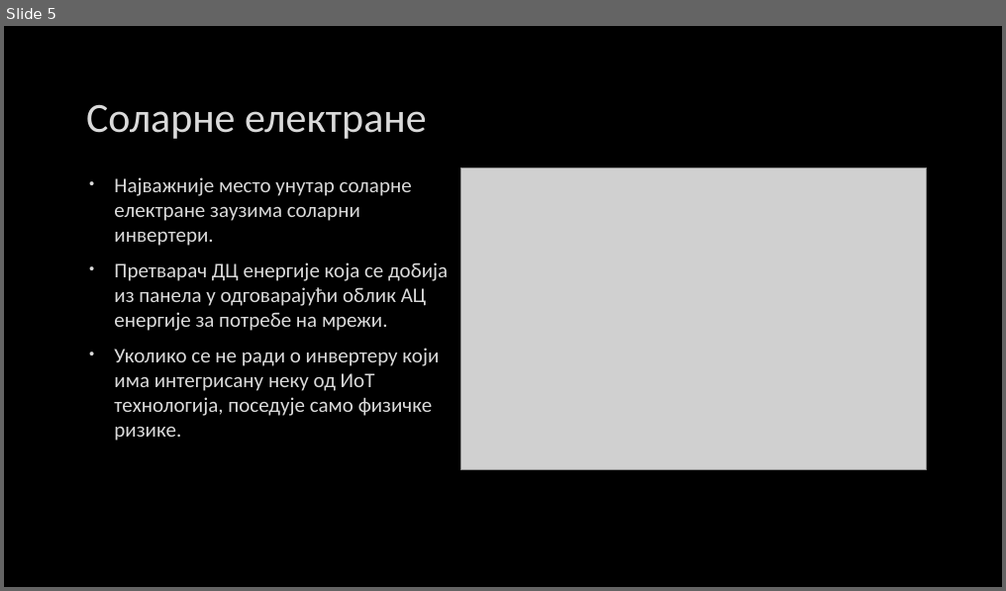
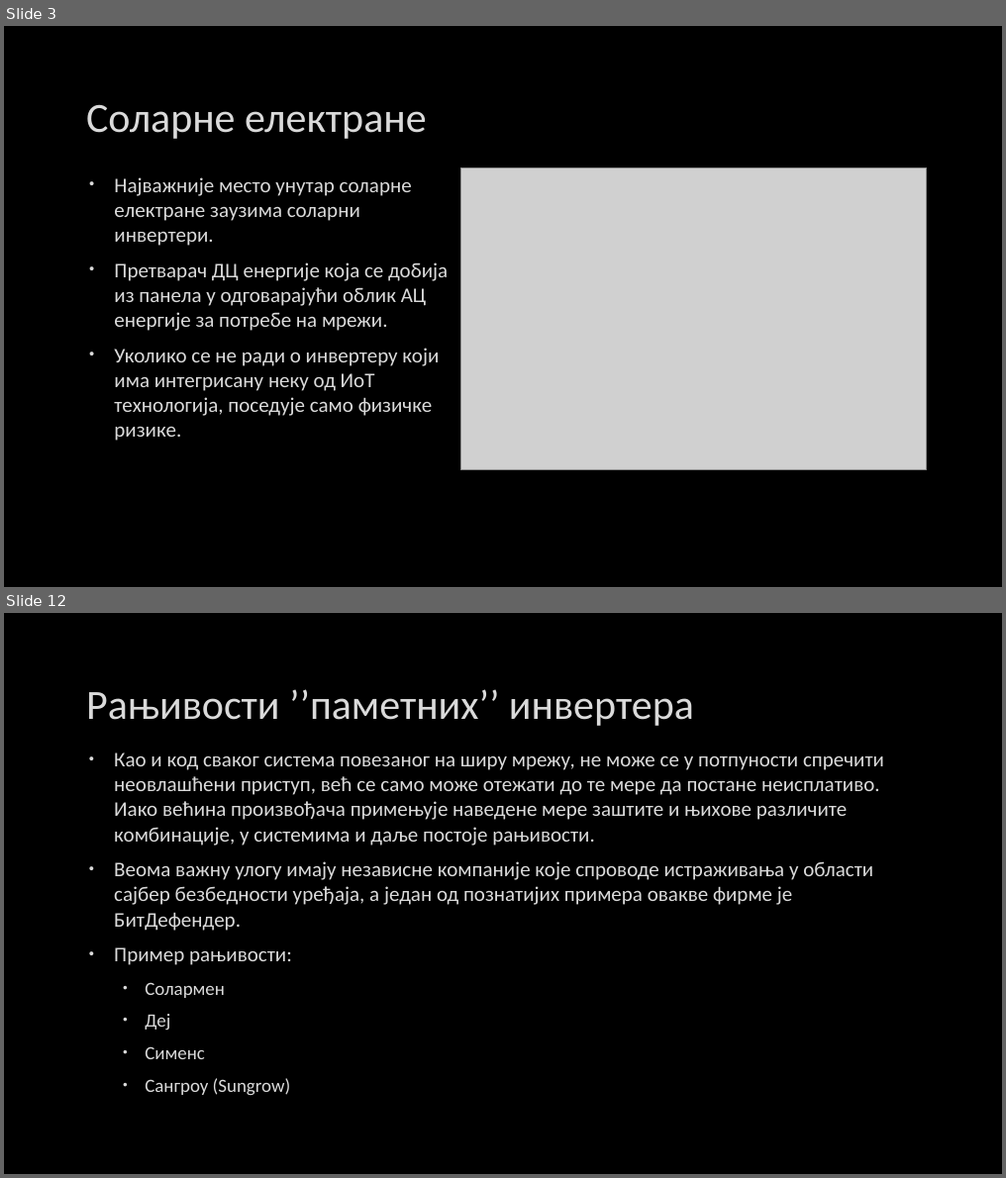
Before and after one commit to Vukasin211/Diplomski-rad, a slide deck: Сајбер безбедност соларних инвертера.pptx. Shown one above the other, each under a label of ours: slide 5 before the commit, slides 3 and 12 after it; the slides between them are not shown. The pictures are 1006x591 and 1006x1178 pixels, drawn with LibreOffice and Linux fonts; fonts in the diff are those of the drawing; grey boxes stand for pictures; background and template pictures are left out. Boxes give left, top, right and bottom in pixels: in the first picture for what was removed or moved away, otherwise in the second. Text is boxed around its words. In the diff, an @@ line names an element or a change of style, - is before the commit and + after.

```diff
--- a/Сајбер безбедност соларних инвертера.pptx
+++ b/Сајбер безбедност соларних инвертера.pptx
@@ slide 12 added at (4,613,1002,1174), background picture (left out) @@
@@ title added at (86,689,694,726), 40 pt, text #DADADA @@
+Рањивости ’’паметних’’ инвертера
@@ text added at (114,753,884,1096), 20 pt, text #DADADA @@
+• Као и код сваког система повезаног на ширу мрежу, не може се у потпуности спречити неовлашћени приступ, већ се само може отежати до те мере да постане неисплативо. Иако већина произвођача примењује наведене мере заштите и њихове различите комбинације, у системима и даље постоје рањивости.
+• Веома важну улогу имају независне компаније које спроводе истраживања у области сајбер безбедности уређаја, а један од познатијих примера овакве фирме је БитДефендер.
+• Пример рањивости:
+  • Солармен
+  • Деј
+  • Сименс
+  • Сангроу (Sungrow)
@@ what was slide 5 is now slide 3 @@
```
Also in this commit, not shown: 4 slides changed, 20 other slides added, 10 slides removed, 20 other files.
